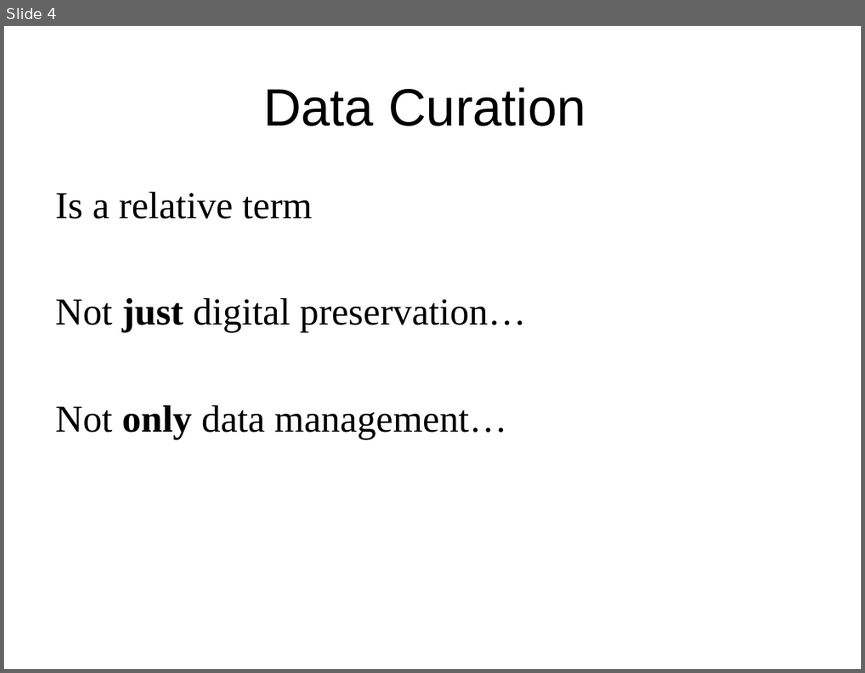
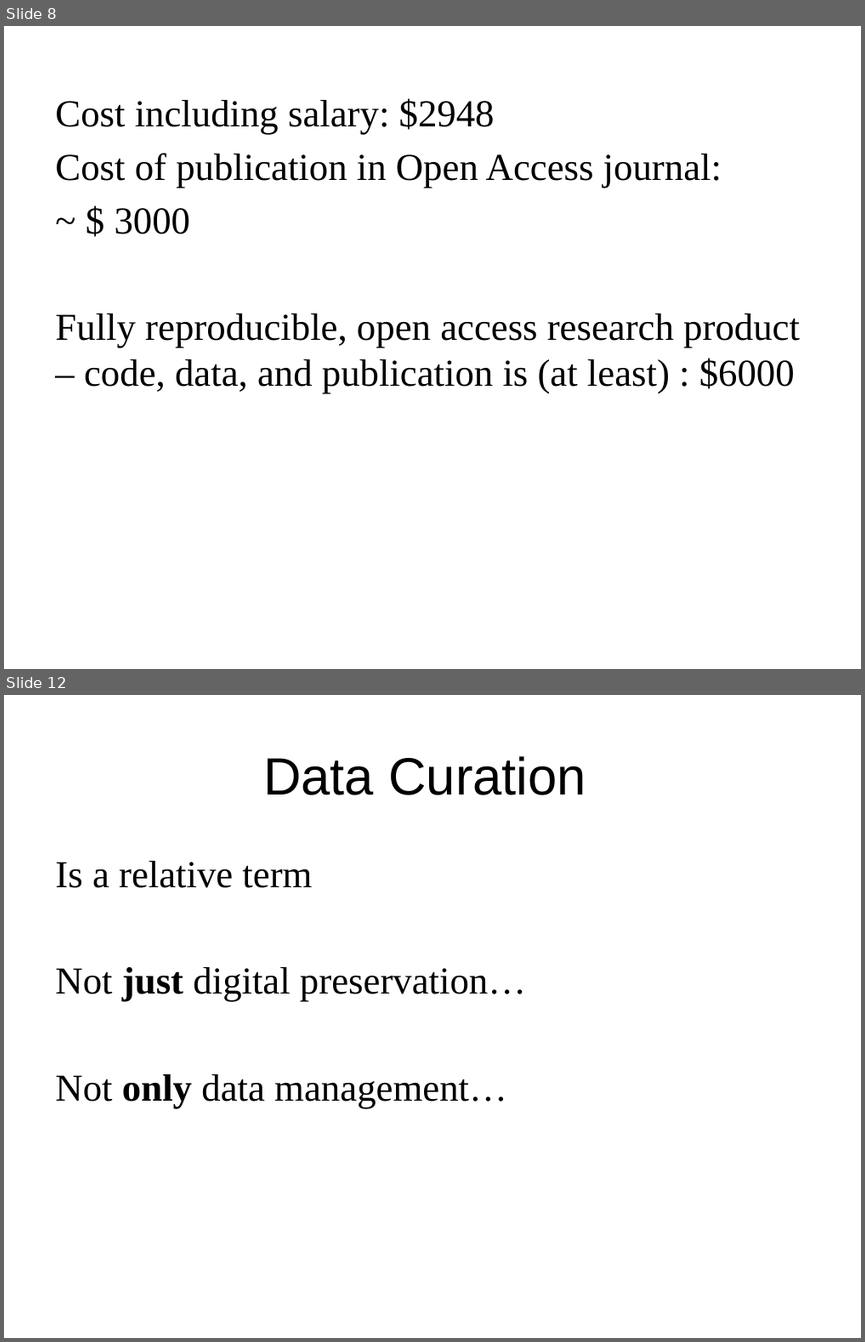
Before and after one commit to DataCurationWorkshop/HongKongCurationWorkshop, a slide deck: Day_1/Day_1_Lectures/Slides/Day_1_Lecture_Intro.pptx. Shown one above the other, each under a label of ours: slide 4 before the commit, slides 8 and 12 after it; the slides between them are not shown. The pictures are 865x673 and 865x1342 pixels, drawn with LibreOffice and Linux fonts; fonts in the diff are those of the drawing; background and template pictures are left out. Boxes give left, top, right and bottom in pixels: in the first picture for what was removed or moved away, otherwise in the second. Text is boxed around its words. In the diff, an @@ line names an element or a change of style, - is before the commit and + after.

```diff
--- a/Day_1/Day_1_Lectures/Slides/Day_1_Lecture_Intro.pptx
+++ b/Day_1/Day_1_Lectures/Slides/Day_1_Lecture_Intro.pptx
@@ slide 8 added at (4, 26, 861, 669), background #FFFFFF @@
@@ text added at (55, 98, 800, 394), 32 pt, text #000000 @@
+Cost including salary: $2948
+Cost of publication in Open Access journal:
+~ $ 3000
+Fully reproducible, open access research product – code, data, and publication is (at least) : $6000
@@ what was slide 4 is now slide 12 @@
```
Also in this commit, not shown: 1 slide changed, 7 other slides added, 5 other files.
